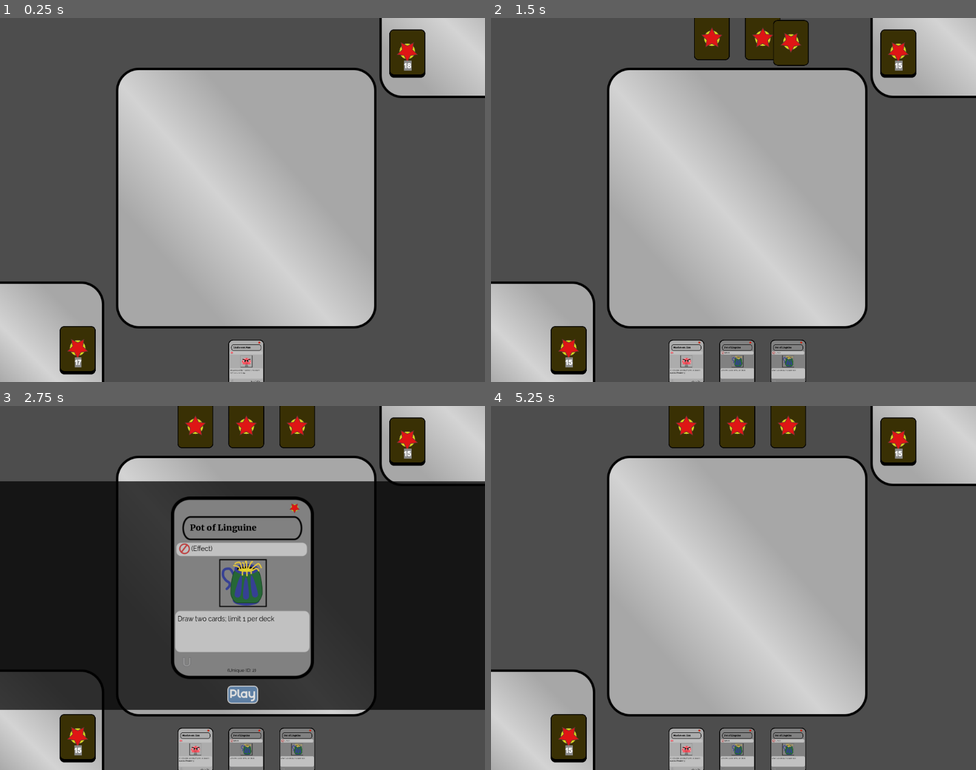
Above: before the commit, frames 1-4 (two rows, left to right).
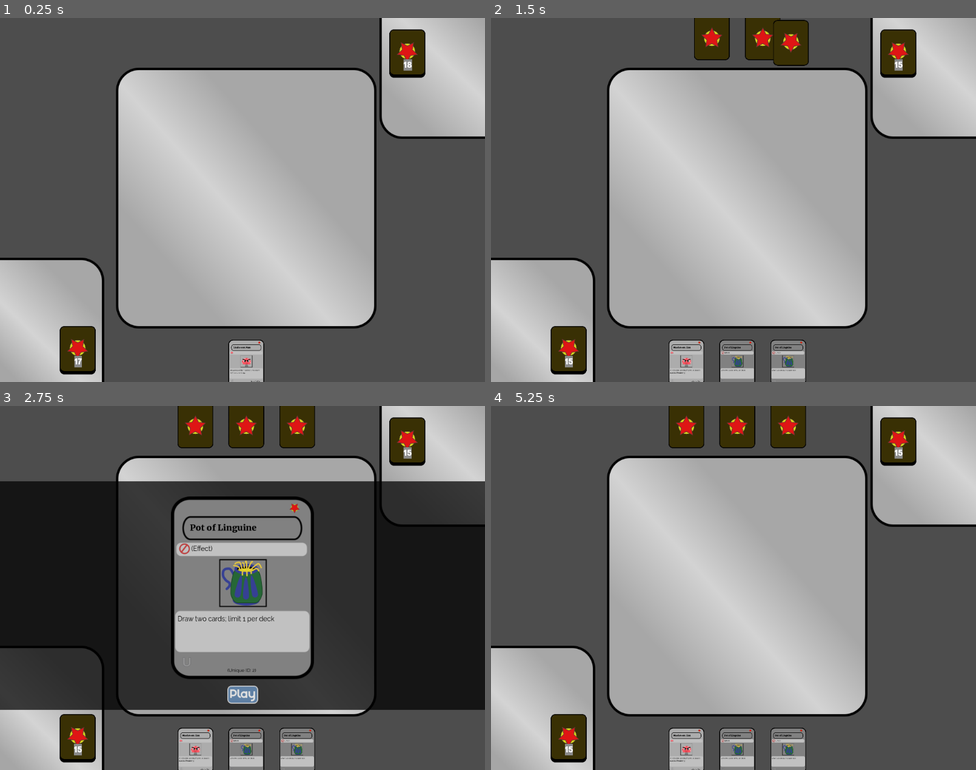
Above: after the commit, the same moments.

Repository: Mercerenies/evilcon-2024
Game: Godot game, scene res://debug/debug_room.tscn
Same seed, same stepped clock (60 frames per second), same inputs: the game is played once before the commit and once after it.
Inputs (mouse positions are in pixels of both pictures, inside the frame that each line leads up to):
- Up to frame 1 (0.25 s): no input
- Up to frame 2 (1.5 s): move the mouse to (738, 363) at 0.52 s; click (738, 363) at 0.67 s; click (738, 363) at 1.42 s
- Up to frame 3 (2.75 s): tap Enter at 2 s; move the mouse to (295, 751) at 2.02 s; click (295, 751) at 2.17 s
- Up to frame 4 (5.25 s): click "Play" at 2.75 s; click "Play" at 3.5 s; click "Play" at 4.25 s; tap Space at 5 s; move the mouse to (786, 424) at 5.02 s; click (786, 424) at 5.17 s

The runs differ from the first frame. In frame 1, 4.3% of the frame differs, in the area x 0-100%, y 0-96%; in frame 2, 4.3%; in frame 3, 2.5%; in frame 4, 4.3%.

Commit message:
GameStat skeleton

Diff:
--- /dev/null
+++ b/card_game/playing_field/game_stat/game_stat.gd
@@ -0,0 +1,13 @@
+extends Node2D
+
+var icon: int = 0:
+    get:
+        return $CardIcon.frame
+    set(v):
+        $CardIcon.frame = v
+
+var text: String = "Stat Text":
+    get:
+        return $Label.text
+    set(v):
+        $Label.text = v
--- /dev/null
+++ b/card_game/playing_field/game_stat/game_stat.tscn
@@ -0,0 +1,18 @@
+[gd_scene load_steps=4 format=3 uid="uid://bg6xq0rg54ckl"]
+
+[ext_resource type="PackedScene" uid="uid://dhi813hsu46i6" path="res://card_game/playing_card/playing_card_display/card_icon/card_icon.tscn" id="1_axfox"]
+[ext_resource type="Script" path="res://card_game/playing_field/game_stat/game_stat.gd" id="1_wmr8c"]
+[ext_resource type="Theme" uid="uid://bqxbmpg0ub86d" path="res://global_theme.tres" id="3_hvkk0"]
+
+[node name="GameStat" type="Node2D"]
+script = ExtResource("1_wmr8c")
+
+[node name="CardIcon" parent="." instance=ExtResource("1_axfox")]
+
+[node name="Label" type="Label" parent="."]
+offset_left = 18.0
+offset_top = -11.0
+offset_right = 74.0
+offset_bottom = 12.0
+theme = ExtResource("3_hvkk0")
+text = "Stat Text"
--- a/card_game/playing_field/playing_field.tscn
+++ b/card_game/playing_field/playing_field.tscn
@@ -17,7 +17,7 @@
 texture = ExtResource("1_3fl7o")
 
 [node name="BottomCornerMat" type="Sprite2D" parent="."]
-position = Vector2(-55, 831)
+position = Vector2(-55, 781)
 scale = Vector2(0.717731, 0.717731)
 texture = ExtResource("2_2fr12")
 
@@ -40,7 +40,7 @@
 card_display_scene = ExtResource("6_bd5kg")
 
 [node name="TopCornerMat" type="Sprite2D" parent="."]
-position = Vector2(1076, -106)
+position = Vector2(1076, -20)
 scale = Vector2(0.717731, 0.717731)
 texture = ExtResource("2_2fr12")
 
--- a/global_theme.tres
+++ b/global_theme.tres
@@ -63,6 +63,9 @@
 Button/styles/normal = SubResource("StyleBoxFlat_5q2p1")
 Button/styles/pressed = SubResource("StyleBoxFlat_uamxp")
 HBoxContainer/constants/separation = 32
+Label/colors/font_color = Color(0, 0, 0, 1)
+Label/font_sizes/font_size = 18
+Label/fonts/font = ExtResource("1_cc4il")
 OverlayLabel/base_type = &"Label"
 OverlayLabel/colors/font_color = Color(1, 1, 1, 1)
 OverlayLabel/fonts/font = ExtResource("1_cc4il")
